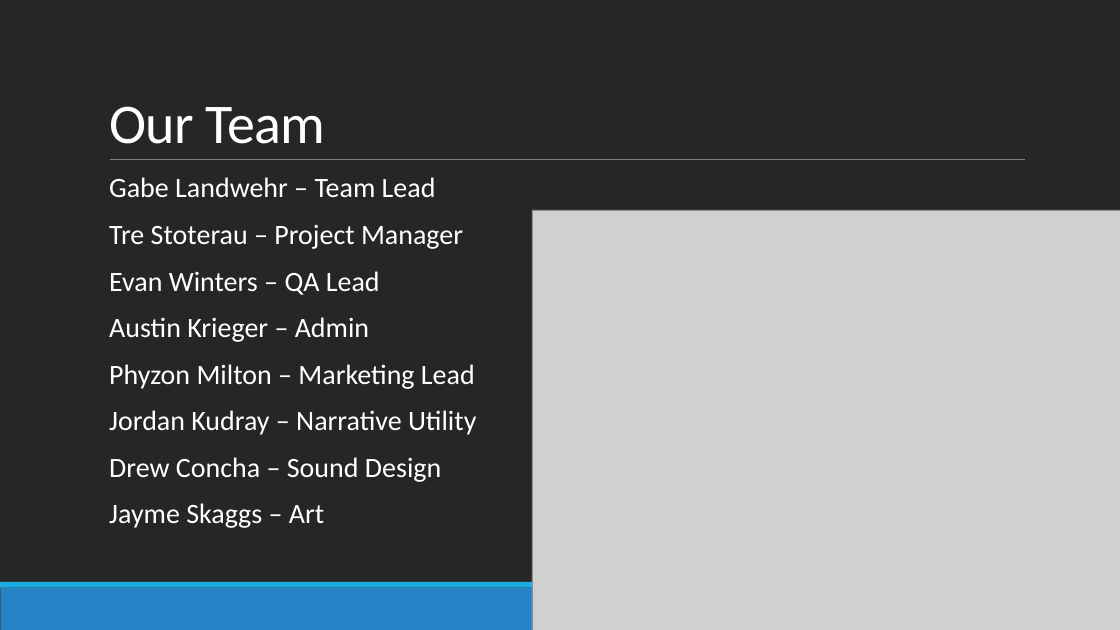
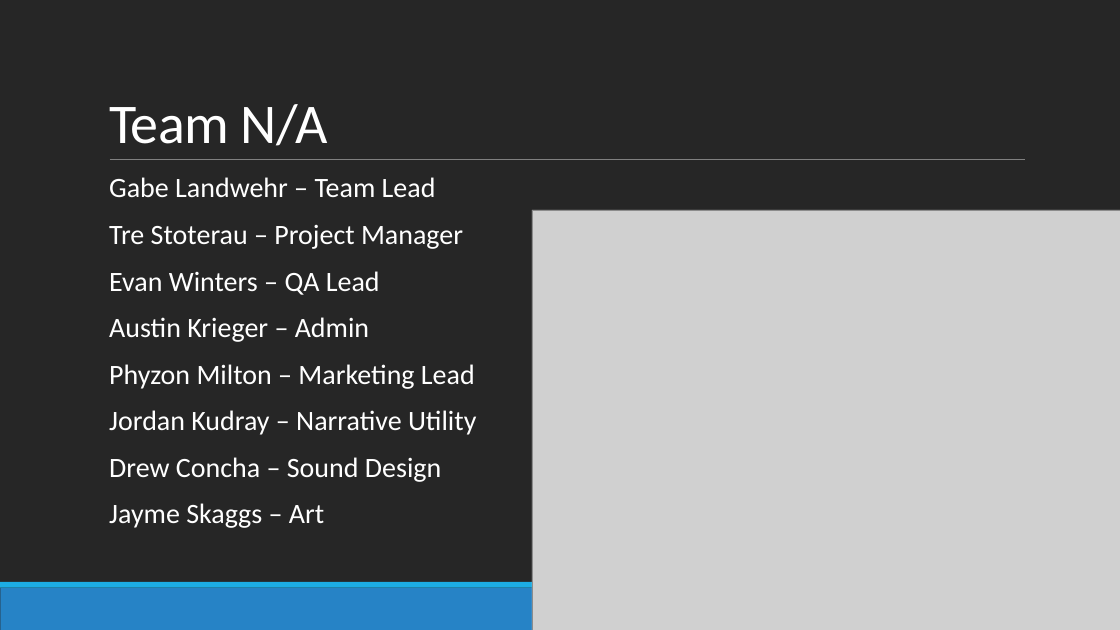
Before and after one commit to gadsu/gift, a slide deck: slide 2 of Docs/GiftGame101.pptx. Drawn at 1120x630 pixels with LibreOffice and Linux fonts; fonts in the diff are those of the drawing; grey boxes stand for pictures. Boxes give left, top, right and bottom in pixels: in the first picture for what was removed or moved away, otherwise in the second. Text is boxed around its words. In the diff, an @@ line names an element or a change of style, - is before the commit and + after.

```diff
--- a/Docs/GiftGame101.pptx
+++ b/Docs/GiftGame101.pptx
@@ title at (109,104,327,146): text changed @@
-Our Team
+Team N/A
```
Also in this commit, not shown: 3 other slides changed, 1 slide added, 4 slides removed.
